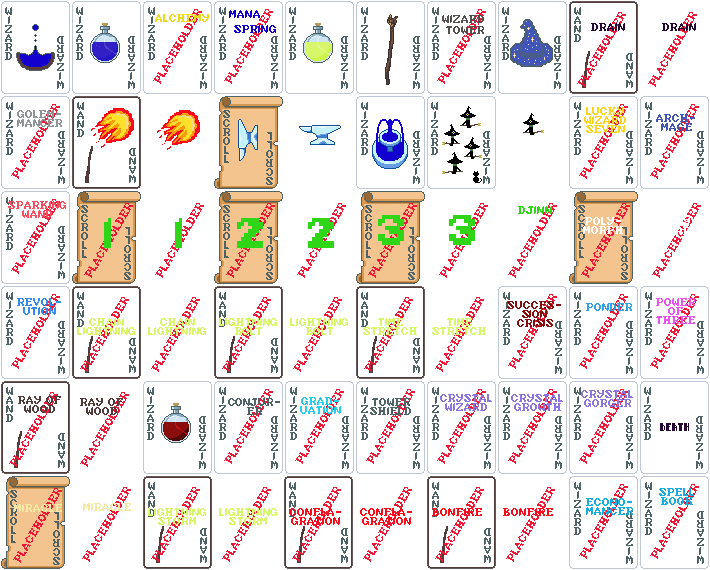
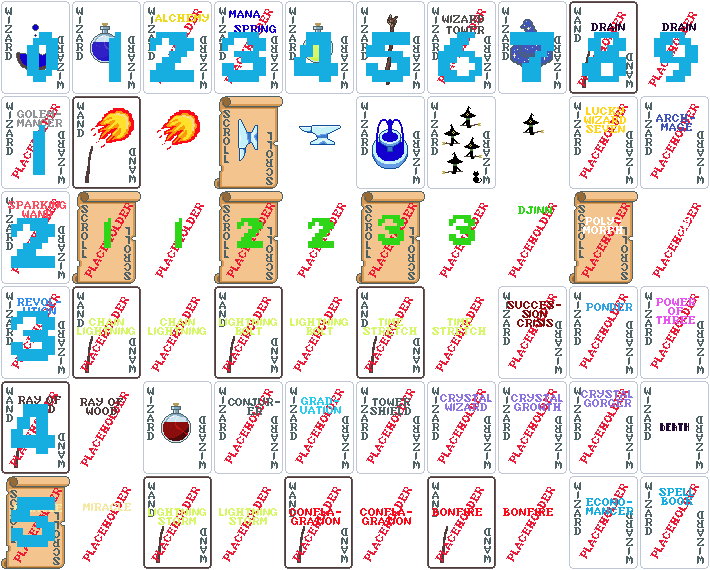
Before/after of a 710 × 570 layered artwork. What changed in the layer stack:
added layer "0 1 2 3 4 5 6 7 8 9 ..." in group "Reference/Unused pieces" over [11, 32, 698, 547]
